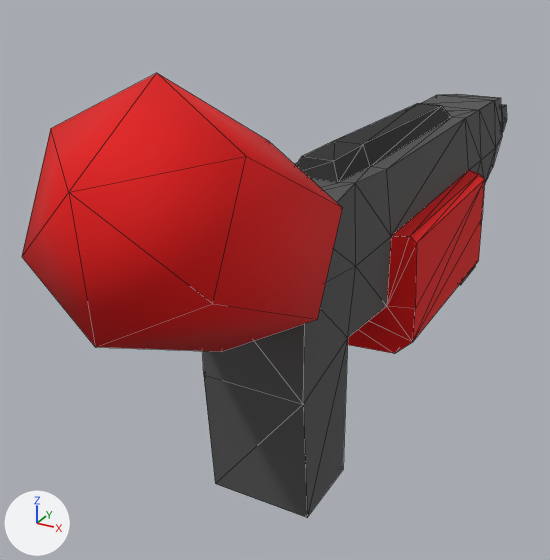
The FBX model Bryndzove Halusky/Assets/Models/Weapons/Machine Gun/Machine Gun.FBX, before and after one commit.
One viewpoint serves both versions: a 50 mm camera at (33.0, -60.1, 43.5) aimed at (-10.4, 18.9, 4.0). The lights are fixed; the arrows at lower left show +X, +Y and +Z. Mesh edges are drawn as thin lines.

In view in the first picture: 'Clip', 'Weapon'.
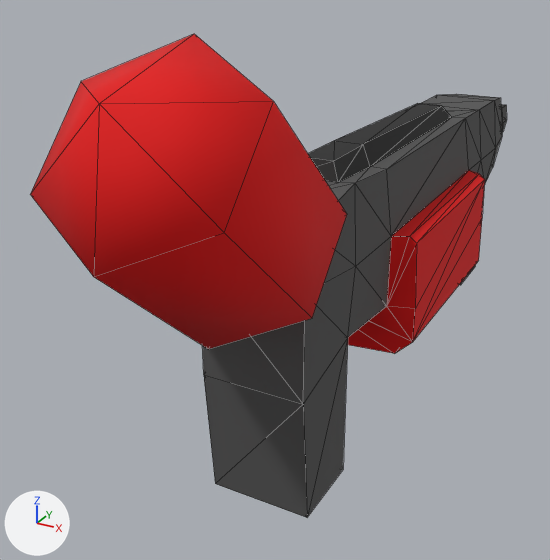
The newer file is also turned or shifted as a whole; pictures and numbers use the older file's frame.

Pixel boxes [x1, y1, x2, y2] of what changed, in the pictures (550 x 560 px):
'Clip', moved, turned: before [22, 73, 342, 352]; after [30, 34, 347, 349]

What changed in the scene script:
```text
Change ob_clip:
    ob_clip.location: (0.0, -13.5, 22.9) -> (0.0, -12.1, 24.5)
    ob_clip.rotation_euler: (1.1, 0.0, 0.0) -> (-0.838, 0.0, 3.142)  # degrees (63, 0, 0) -> degrees (-48, 0, 180)
```
